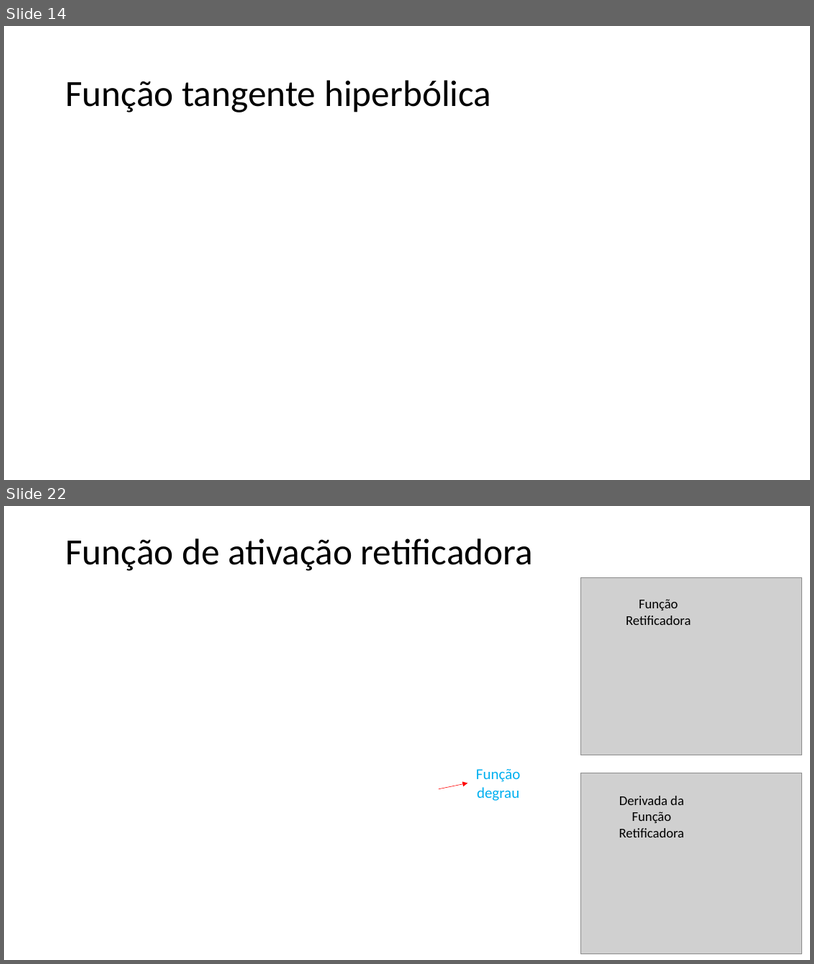
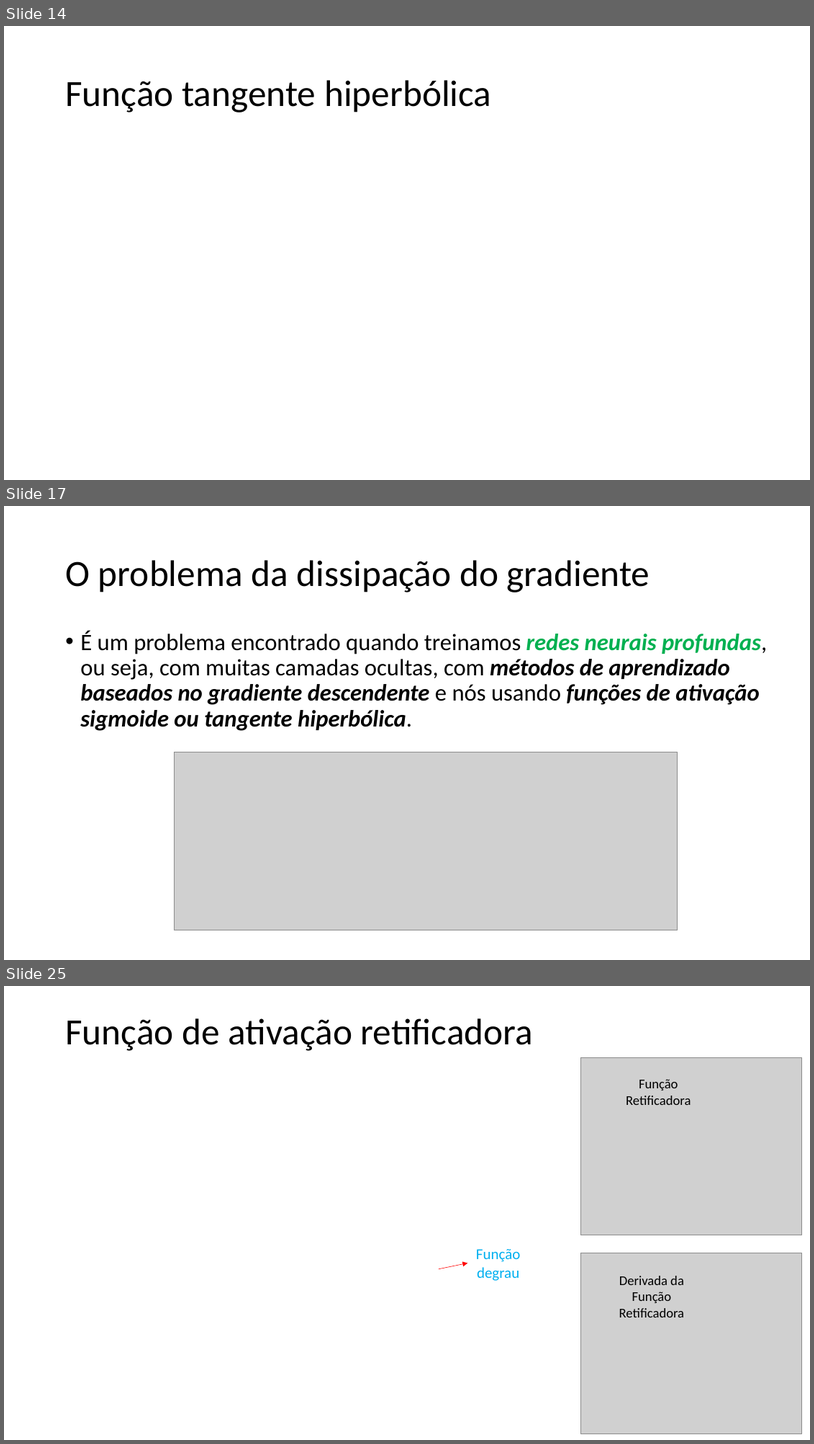
Before and after one commit to zz4fap/t320_aprendizado_de_maquina, a slide deck: slides/T320_Redes_Neurais_Artificiais (Parte II).pptx. Shown one above the other, each under a label of ours: slides 14 and 22 before the commit, slides 14, 17 and 25 after it; the slides between them are not shown. The pictures are 814x964 and 814x1444 pixels, drawn with LibreOffice and Linux fonts; fonts in the diff are those of the drawing; grey boxes stand for pictures. Boxes give left, top, right and bottom in pixels: in the first picture for what was removed or moved away, otherwise in the second. Text is boxed around its words. In the diff, an @@ line names an element or a change of style, - is before the commit and + after.

```diff
--- a/slides/T320_Redes_Neurais_Artificiais (Parte II).pptx
+++ b/slides/T320_Redes_Neurais_Artificiais (Parte II).pptx
@@ slide 17 added at box(4, 506, 810, 960), background #FFFFFF @@
@@ title added at box(65, 560, 651, 592), 44 pt, text #000000 @@
+O problema da dissipação do gradiente
@@ text added at box(80, 631, 767, 731), 28 pt, text #000000, bold, italic @@
+• É um problema encontrado quando treinamos redes neurais profundas, ou seja, com muitas camadas ocultas, com métodos de aprendizado baseados no gradiente descendente e nós usando funções de ativação sigmoide ou tangente hiperbólica.
@@ picture added at box(174, 752, 678, 929) @@
@@ what was slide 22 is now slide 25 @@
```
Also in this commit, not shown: 5 slides changed, 4 other slides added, 2 slides removed, 2 other files.
